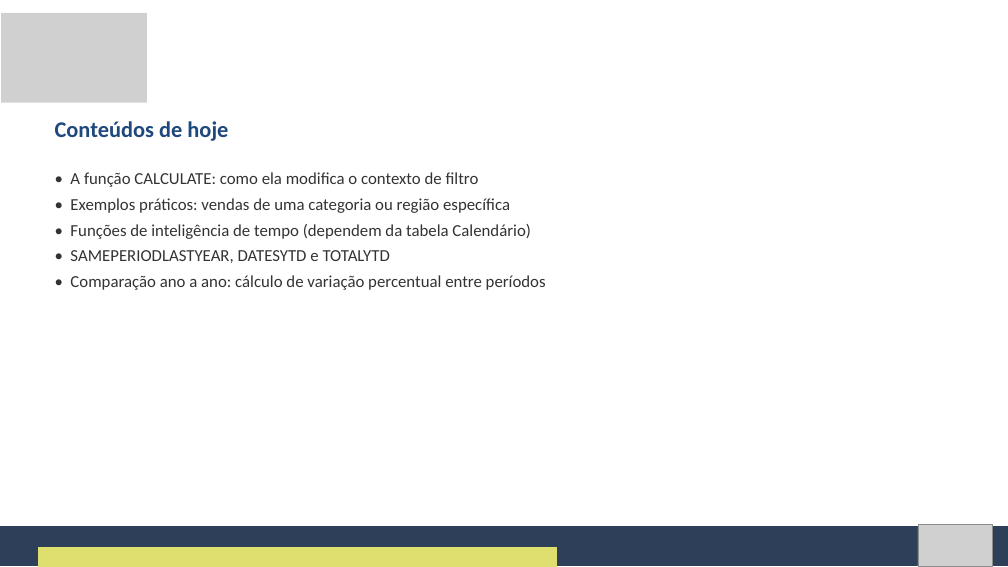
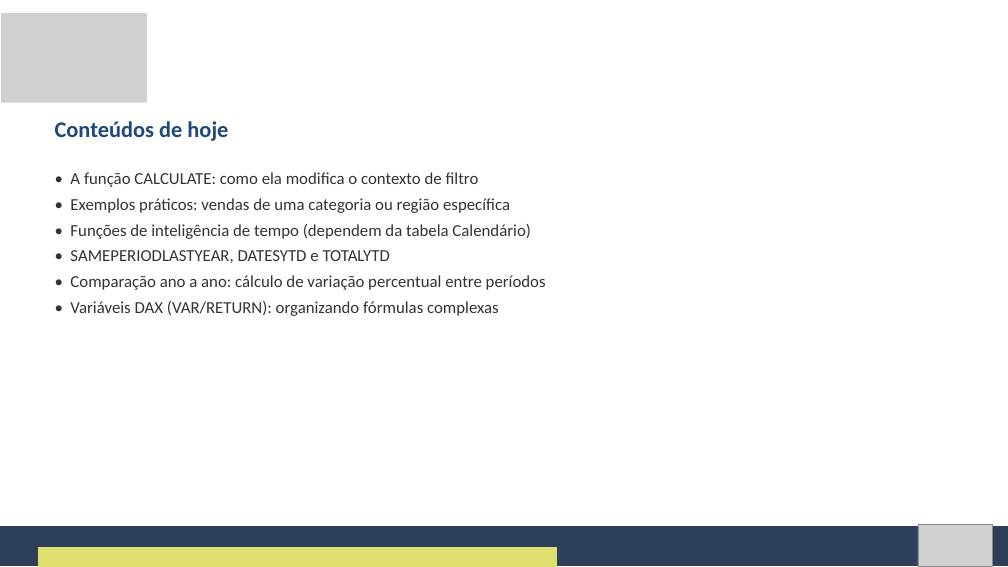
Before and after one commit to Natan20/Curso-PowerBI-Desktop-Material, a slide deck: slide 5 of Aula 07 - 17-09-2026/Aula 7 - Slides.pptx. Drawn at 1008x567 pixels with LibreOffice and Linux fonts; fonts in the diff are those of the drawing; grey boxes stand for pictures. Boxes give left, top, right and bottom in pixels: in the first picture for what was removed or moved away, otherwise in the second. Text is boxed around its words. In the diff, an @@ line names an element or a change of style, - is before the commit and + after.

```diff
--- a/Aula 07 - 17-09-2026/Aula 7 - Slides.pptx
+++ b/Aula 07 - 17-09-2026/Aula 7 - Slides.pptx
@@ text at <box>70,301,499,316</box>: paragraph added @@
+• Variáveis DAX (VAR/RETURN): organizando fórmulas complexas
```
Also in this commit, not shown: 3 other slides changed, 1 slide added, 4 other files.
